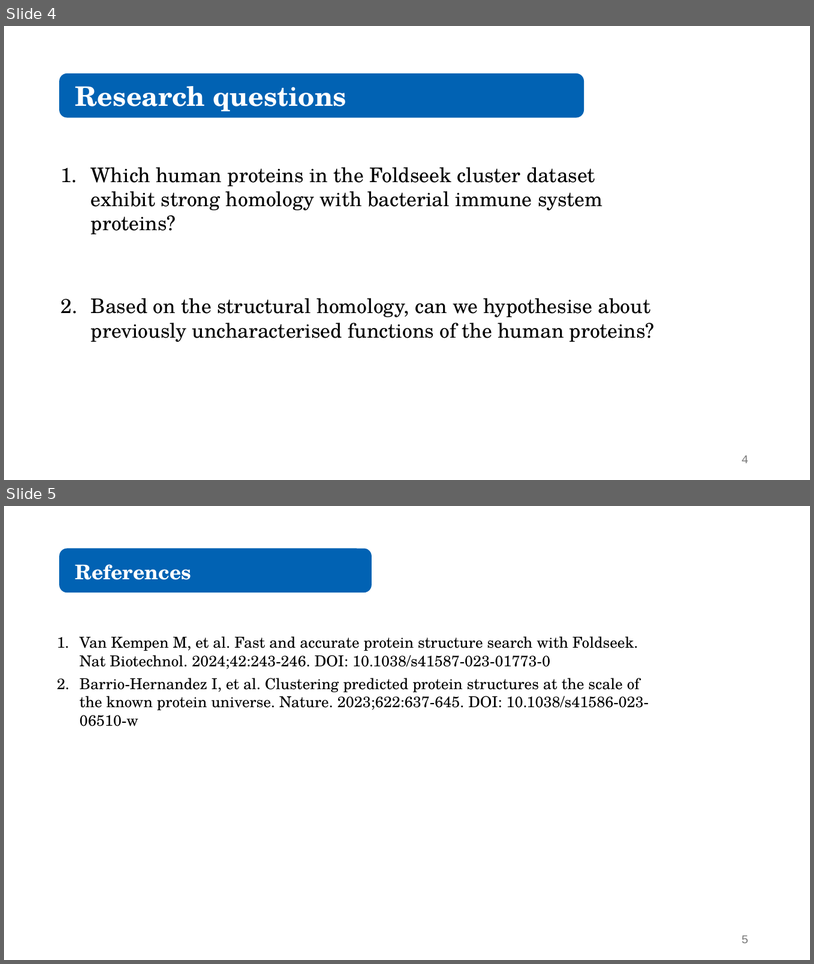
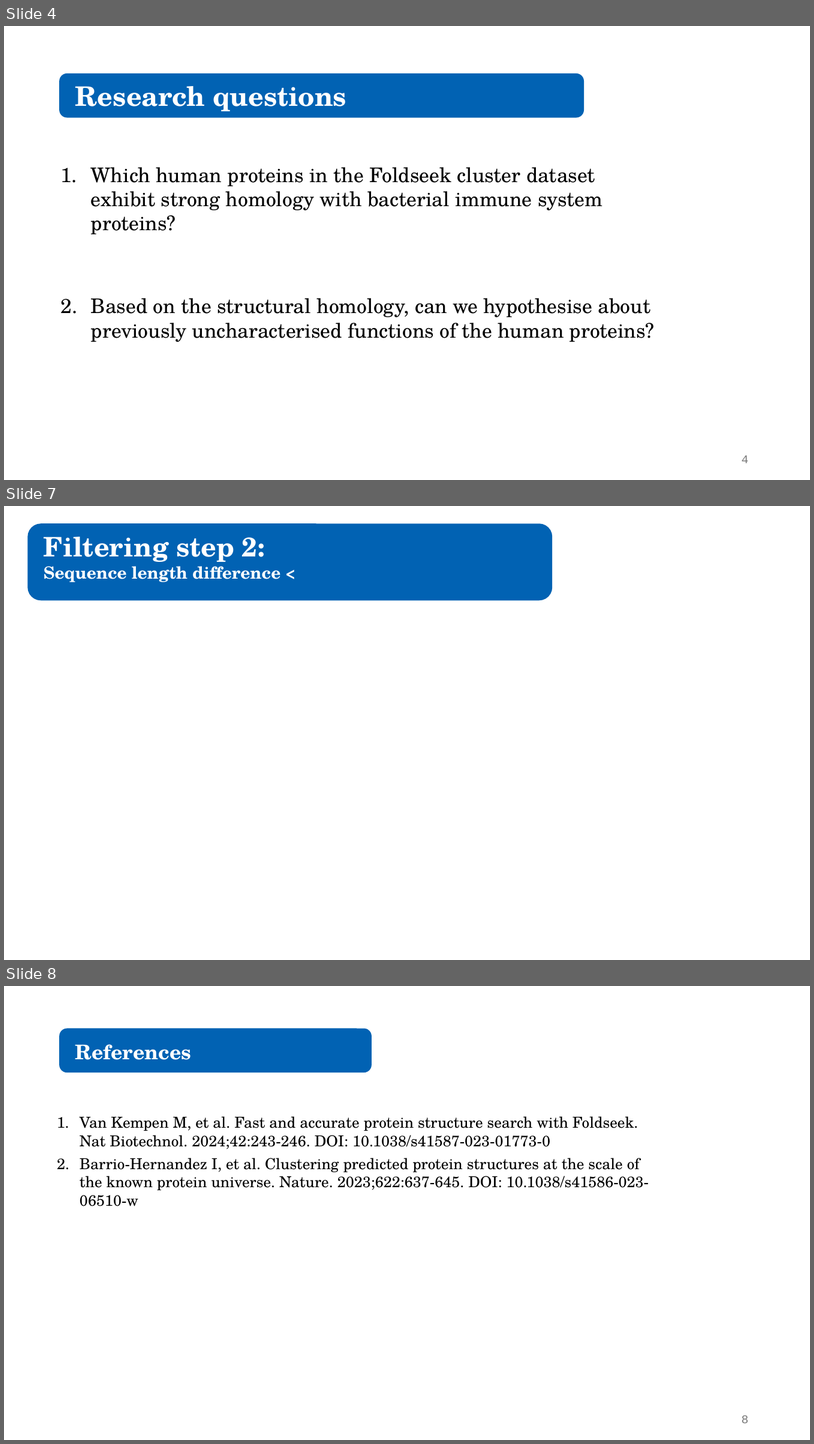
Before and after one commit to juliandeanmoran/BISSH, a slide deck: vis/reports/2026-02-18_projectUpdate_1.pptx. Shown one above the other, each under a label of ours: slides 4 and 5 before the commit, slides 4, 7 and 8 after it; the slides between them are not shown. The pictures are 814x964 and 814x1444 pixels, drawn with LibreOffice and Linux fonts; fonts in the diff are those of the drawing. Boxes give left, top, right and bottom in pixels: in the first picture for what was removed or moved away, otherwise in the second. Text is boxed around its words. In the diff, an @@ line names an element or a change of style, - is before the commit and + after.

Commit message:
Filtered for unique protein matches before running additional filtering criteria and regenerated plots. Wrote out intermediate datasets.

```diff
--- a/vis/reports/2026-02-18_projectUpdate_1.pptx
+++ b/vis/reports/2026-02-18_projectUpdate_1.pptx
@@ slide 7 added at box(4, 506, 810, 960), background #FFFFFF @@
@@ rounded rectangle added at box(28, 524, 552, 600), fill #0162B3, outline #0162B3 1.5 pt @@
@@ text added at box(44, 537, 281, 582), 20 pt, text #FFFFFF, bold @@
+Filtering step 2:
+Sequence length difference <
@@ what was slide 5 is now slide 8 @@
@@ page number at box(742, 1415, 749, 1423): text changed @@
-5
+8
```
Also in this commit, not shown: 2 other slides added, 11 other files.
